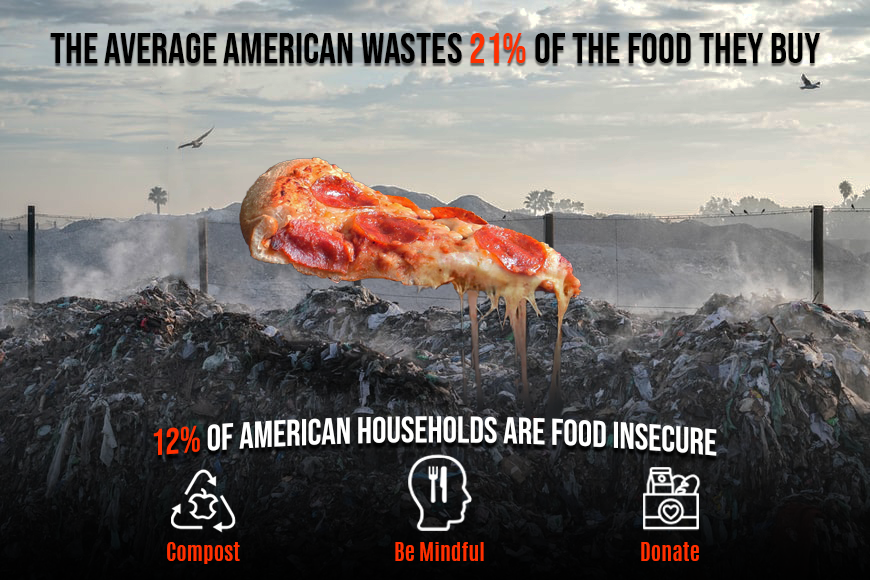
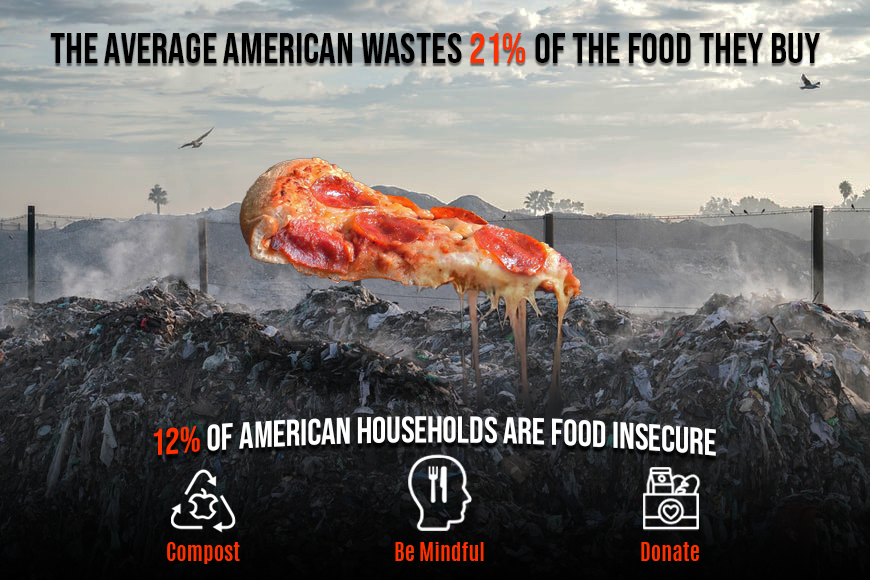
Layers edited between the first and the second (870, 580) image:
painted on "12% of American households are food insecure" over [153, 416, 717, 456]
painted on "the average american wastes 21% of the food they buy" over [50, 33, 821, 63]
painted on "Background" over [75, 28, 232, 216]
